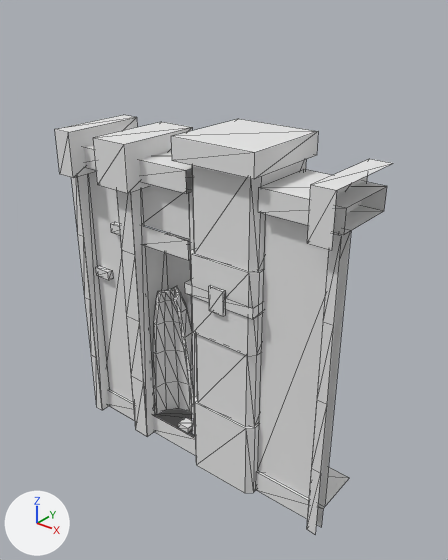
The glTF model pit-scene/kit/glb/T1_Mid_A.glb: old version first, new version second.
Camera for both pictures: a 50 mm lens placed at (5.12, -5.59, 6.86), pointed at (0.35, 0.37, 3.16). The lights are fixed; the arrows at lower left show +X, +Y and +Z. The first picture is the older version. Mesh edges are drawn as thin lines. Vertices at exactly the same position are counted once.

The first picture shows 'T1_Mid_A'.
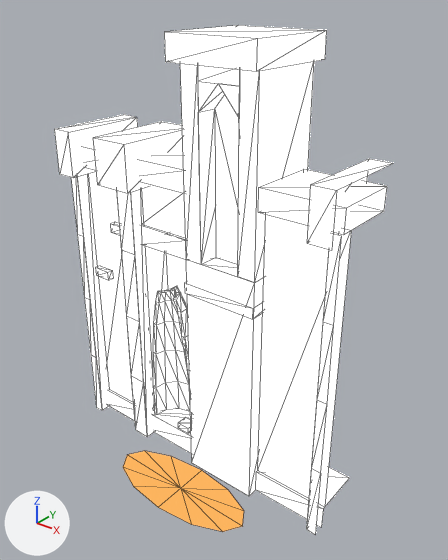
The change, as JSON lines over the scene's bpy script:
```json
{"block": "mat_t1_scenery", "where": "n0 = _N.new('ShaderNodeBsdfPrincipled'); n0.name = 'Principled BSDF'"}
{"op": "add", "block": "mat_t1_scenery", "code": "n0.inputs[28].default_value = 4.0  # 'Emission Strength'"}
{"op": "add", "block": "mat_t1_scenery", "code": "n2 = _N.new('ShaderNodeMix'); n2.name = 'Mix'"}
{"op": "add", "block": "mat_t1_scenery", "code": "n2.data_type = 'RGBA'"}
{"op": "add", "block": "mat_t1_scenery", "code": "n2.blend_type = 'MULTIPLY'"}
{"op": "add", "block": "mat_t1_scenery", "code": "n2.inputs[0].default_value = 1.0  # 'Factor'"}
{"op": "add", "block": "mat_t1_scenery", "code": "n2.inputs[7].default_value = (0.8, 0.8, 0.8, 1.0)  # 'B', white #e7e7e7"}
{"op": "add", "block": "mat_t1_scenery", "code": "n3 = _N.new('ShaderNodeVertexColor'); n3.name = 'Color Attribute'"}
{"op": "add", "block": "mat_t1_scenery", "code": "_L.new(n2.outputs[2], n0.inputs[0])  # 'Result' to 'Base Color'"}
{"op": "add", "block": "mat_t1_scenery", "code": "_L.new(n3.outputs[0], n2.inputs[6])  # 'Color' to 'A'"}
{"op": "add", "block": "mat_t1_beam", "code": ["mat_t1_beam = bpy.data.materials.new('T1_Beam')", "# nodes: BsdfPrincipled, Mix, OutputMaterial, VertexColor", "# colours: orange #fcb45d, black #000000, mixed with the vertex colours"]}
{"block": "me_t1_mid_a", "where": "# used by ob_t1_mid_a; location = (0.0, 0.0, 0.0)"}
{"op": "remove", "block": "me_t1_mid_a", "code": "me_t1_mid_a.from_pydata(...)  # 313 vertices, 396 faces; spans x -2.25..2.25, y -0.2..1.2, z 0.0..5.15"}
{"op": "add", "block": "me_t1_mid_a", "code": "me_t1_mid_a.from_pydata(...)  # 300 vertices, 385 faces; spans x -2.25..2.25, y -1.03..1.2, z 0.0..6.32"}
{"block": "me_t1_mid_a", "change": "me_t1_mid_a part 1: the loose piece of 8 vertices spanning x -0.06..1.18, y -0.14..1.2, z 4.85..5.15 is scaled about its middle by (1.03, 1.01, 1.07), then moved by (0.0, -0.01, 1.16)"}
{"block": "me_t1_mid_a", "change": "me_t1_mid_a part 2: a new loose piece of 13 vertices spanning x -0.89..1.41, y -1.03..-0.07, z 0.05, in mat_t1_beam"}
{"block": "me_t1_mid_a", "change": "me_t1_mid_a part 3: the loose piece of 12 vertices spanning x 0.03..1.1, y 0.03..1.1, z 3.6..4.85 is deleted"}
{"block": "me_t1_mid_a", "change": "me_t1_mid_a part 4: the loose piece of 12 vertices spanning x 0.03..1.1, y 0.03..1.1, z 1.2..2.4 is deleted"}
{"block": "me_t1_mid_a", "change": "me_t1_mid_a part 5: the loose piece of 8 vertices spanning x 0.44..0.68, y -0.06..-0.02, z 2.9..3.26 is deleted"}
{"block": "me_t1_mid_a", "change": "me_t1_mid_a part 6"}
{"block": "me_t1_mid_a", "change": "21 vertices are removed from x 0.0..1.12, y 0.0..1.1, z 0.0..3.6"}
{"block": "me_t1_mid_a", "change": "28 faces are deleted"}
{"block": "me_t1_mid_a", "change": "1 vertex moves from x 1.12, y 1.1, z 1.2 to x 1.12, y 0.0, z 0.0"}
{"block": "me_t1_mid_a", "change": "22 vertices are added at x 0.0..1.12, y 0.0..1.1, z 0.0..6.0"}
{"block": "me_t1_mid_a", "change": "5 new vertices lie (0.0, 0.3, 0.0) away from vertices in x 0.26..0.86, y 0.0, z 3.5..5.8"}
{"block": "me_t1_mid_a", "change": "43 new faces join them, mat_t1_scenery"}
{"op": "add", "block": "me_t1_mid_a", "code": "me_t1_mid_a.materials.append(mat_t1_beam)"}
```

Changed parts and their boxes [x1, y1, x2, y2] in the pictures (448 x 560 px; the box of a moved part takes in the faces that stretch with it):
```json
{"object": "T1_Mid_A", "change": "recoloured, reshaped", "before": [55, 115, 392, 534], "after": [55, 25, 392, 534], "on screen": "lighter, 21% taller"}
{"part": 1, "of": "me_t1_mid_a", "change": "moved or reshaped", "before": [171, 119, 318, 179], "after": [165, 25, 326, 71]}
{"part": 2, "of": "me_t1_mid_a", "change": "added", "after": [123, 451, 244, 532], "on screen": "orange"}
{"part": 3, "of": "me_t1_mid_a", "change": "deleted", "before": [192, 160, 306, 272]}
{"part": 4, "of": "me_t1_mid_a", "change": "deleted", "before": [196, 334, 262, 427]}
{"part": 5, "of": "me_t1_mid_a", "change": "deleted", "before": [209, 286, 225, 316]}
{"part": 6, "of": "me_t1_mid_a", "change": "built on", "before": [190, 249, 264, 493], "after": [180, 61, 314, 496]}
```
